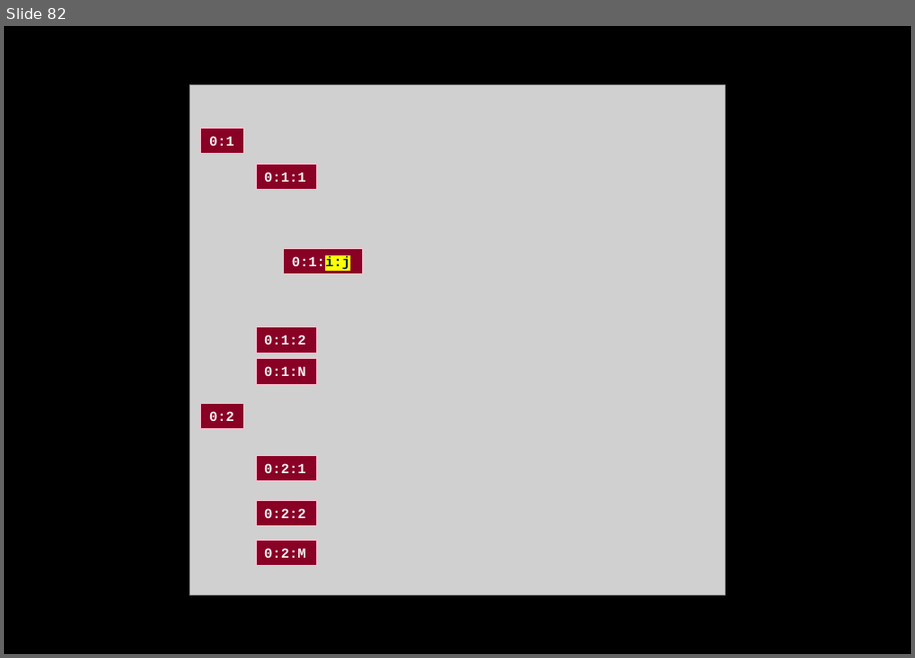
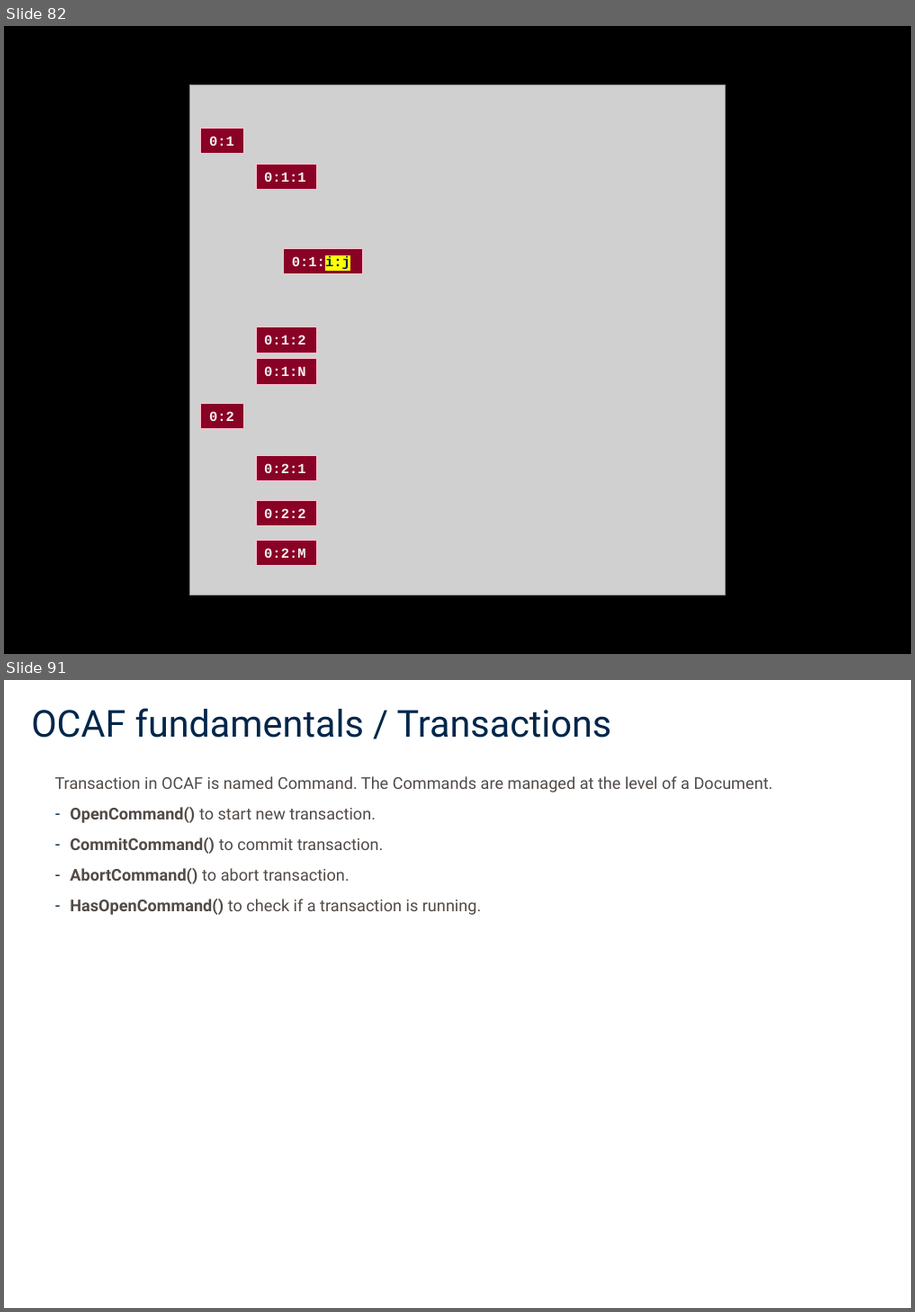
Before and after one commit to ninjacoderz/OCCT-Lessions, a slide deck: docs/02_OpenCascade_OCAF.pptx. Shown one above the other, each under a label of ours: slide 82 before the commit, slides 82 and 91 after it; the slides between them are not shown. The pictures are 915x658 and 915x1312 pixels, drawn with LibreOffice and Linux fonts; fonts in the diff are those of the drawing; grey boxes stand for pictures. Boxes give left, top, right and bottom in pixels: in the first picture for what was removed or moved away, otherwise in the second. Text is boxed around its words. In the diff, an @@ line names an element or a change of style, - is before the commit and + after.

```diff
--- a/docs/02_OpenCascade_OCAF.pptx
+++ b/docs/02_OpenCascade_OCAF.pptx
@@ slide 91 added at [4, 680, 911, 1308], background #FFFFFF @@
@@ title added at [31, 708, 612, 738], 32 pt, text #00264A @@
+OCAF fundamentals / Transactions
@@ text added at [55, 776, 774, 915], 14 pt, text #514A46 @@
+Transaction in OCAF is named Command. The Commands are managed at the level of a Document.
+– OpenCommand() to start new transaction.
+– CommitCommand() to commit transaction.
+– AbortCommand() to abort transaction.
+– HasOpenCommand() to check if a transaction is running.
```
Also in this commit, not shown: 11 other slides added, 1 other file.
